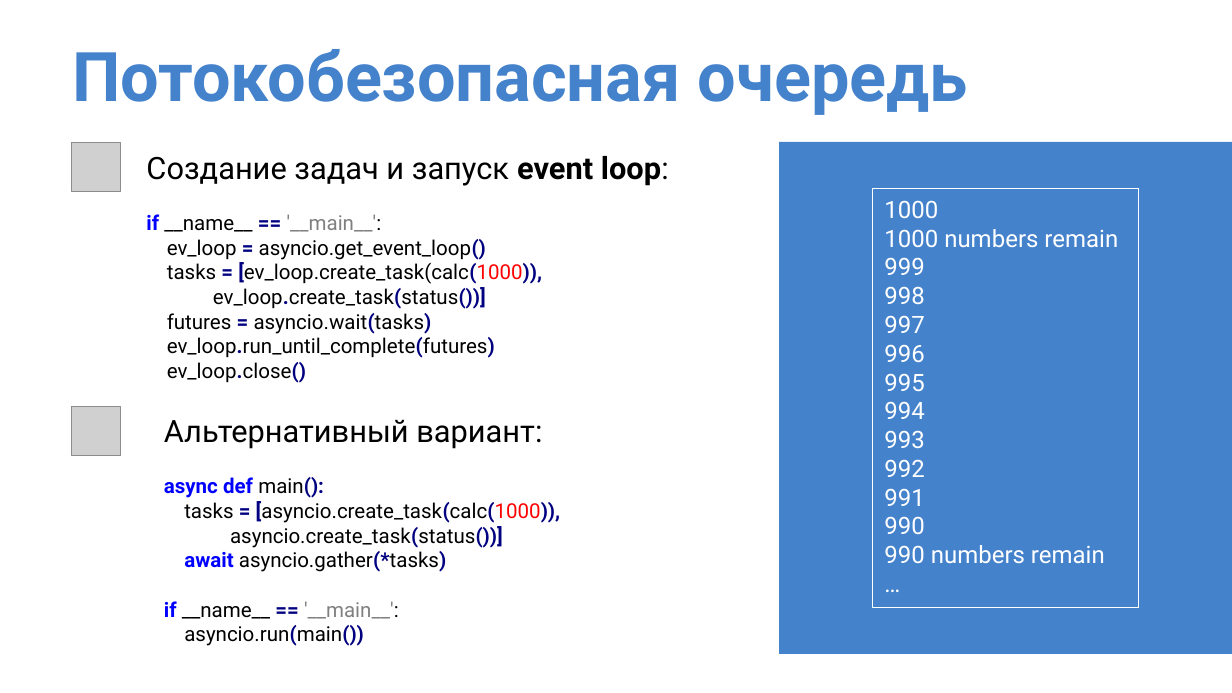
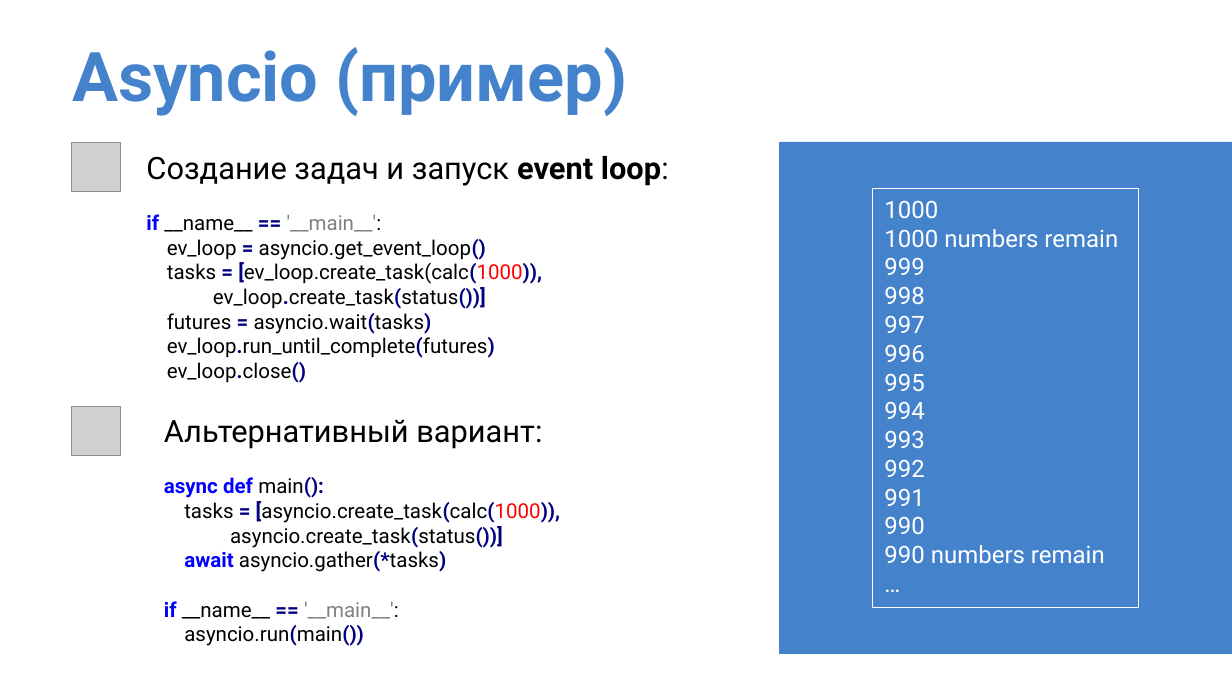
Before and after one commit to IlyaOrlov/PythonCourseKupno, a slide deck: slide 36 of Lectures/py_lec_9.pptx. Drawn at 1232x693 pixels with LibreOffice and Linux fonts; fonts in the diff are those of the drawing; grey boxes stand for pictures. Boxes give left, top, right and bottom in pixels: in the first picture for what was removed or moved away, otherwise in the second. Text is boxed around its words. In the diff, an @@ line names an element or a change of style, - is before the commit and + after.

```diff
--- a/Lectures/py_lec_9.pptx
+++ b/Lectures/py_lec_9.pptx
@@ text at <box>72,47,627,116</box>: text changed @@
-Потокобезопасная очередь
+Asyncio (пример)
```
Also in this commit, not shown: 5 other slides changed, 8 other files.
